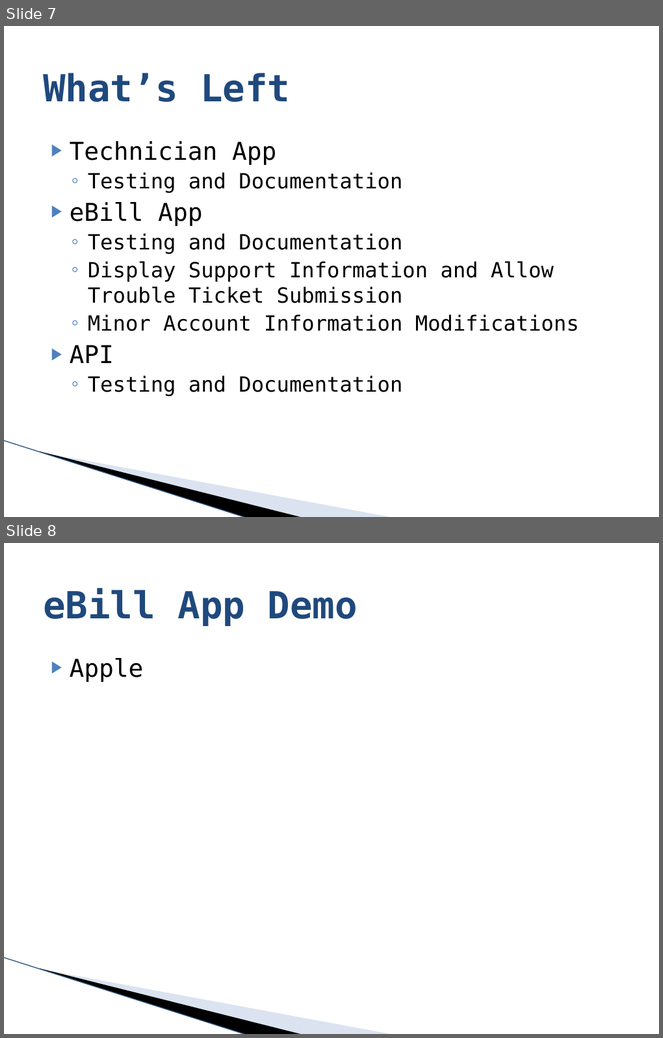
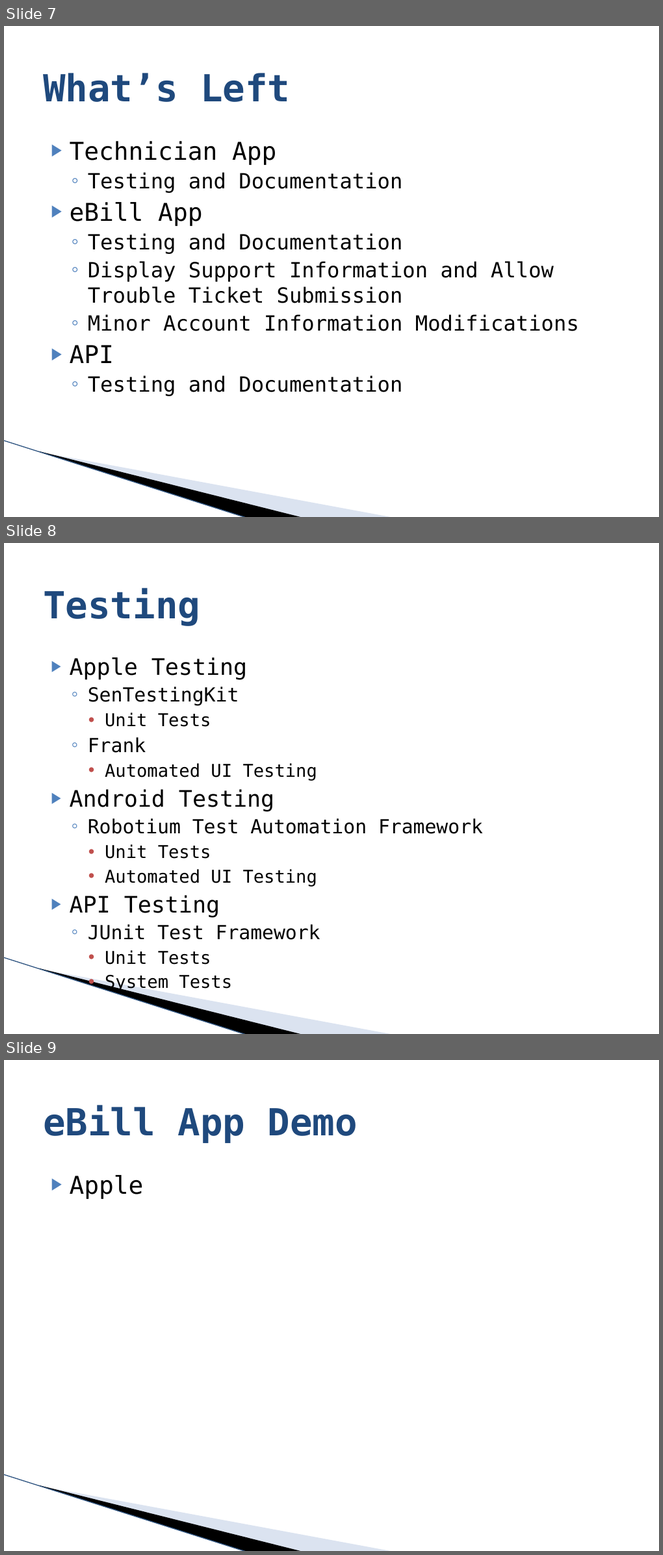
Before and after one commit to SDSMT-CSC/ECPMA, a slide deck: Documents/Presentation3.pptx. Shown one above the other, each under a label of ours: slides 7 and 8 before the commit, slides 7, 8 and 9 after it. The pictures are 663x1038 and 663x1555 pixels, drawn with LibreOffice and Linux fonts; fonts in the diff are those of the drawing; background and template pictures are left out. Boxes give left, top, right and bottom in pixels: in the first picture for what was removed or moved away, otherwise in the second. Text is boxed around its words. In the diff, an @@ line names an element or a change of style, - is before the commit and + after.

Commit message:
Updating powerpoint

```diff
--- a/Documents/Presentation3.pptx
+++ b/Documents/Presentation3.pptx
@@ slide 8 added at [4,543,659,1034], background #FFFFFF; not listed: 3 template elements that a slide beside it also shows @@
@@ title added at [43,588,200,626], 41 pt, text #1F497D, bold @@
+Testing
@@ text added at [70,657,483,965], 19.4 pt, text #000000 @@
+▶ Apple Testing
+  ◦ SenTestingKit
+    • Unit Tests
+  ◦ Frank
+    • Automated UI Testing
+▶ Android Testing
+  ◦ Robotium Test Automation Framework
+    • Unit Tests
+    • Automated UI Testing
+▶ API Testing
+  ◦ JUnit Test Framework
+    • Unit Tests
+    • System Tests
@@ what was slide 8 is now slide 9 @@
```
